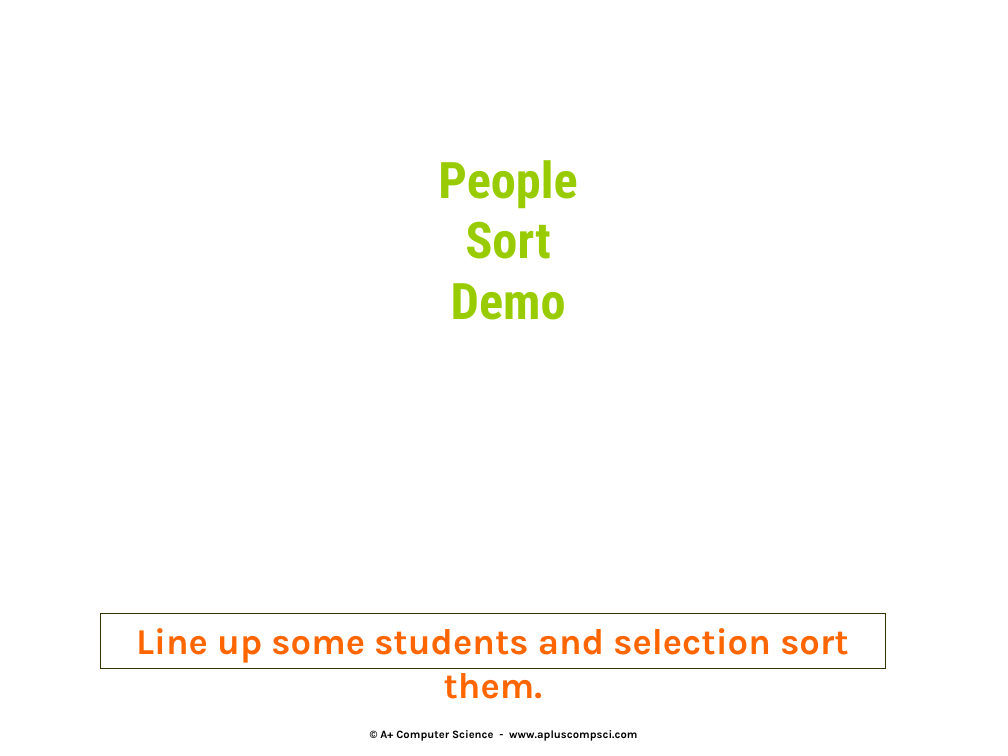
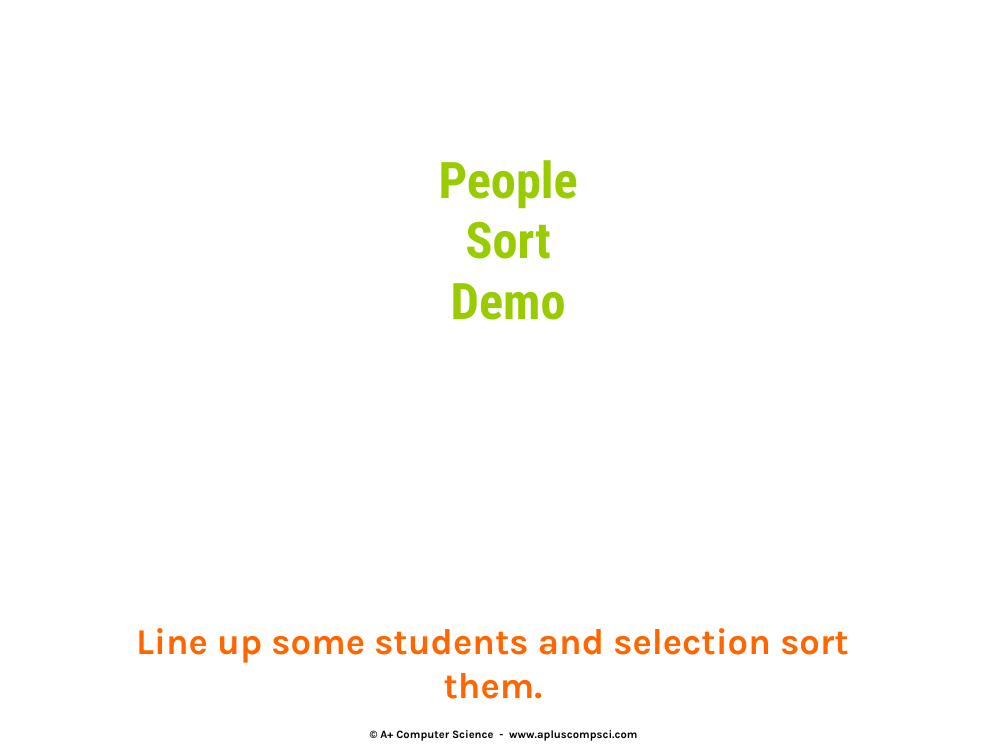
Before and after one commit to Cy-FairCS/cs3, a slide deck: slide 19 of u10b_sorts/notes/n2sorts.pptx (slide 20 before the commit). Drawn at 1008x756 pixels with LibreOffice and Linux fonts; fonts in the diff are those of the drawing. Boxes give left, top, right and bottom in pixels: in the first picture for what was removed or moved away, otherwise in the second. Text is boxed around its words. In the diff, an @@ line names an element or a change of style, - is before the commit and + after.

```diff
--- a/u10b_sorts/notes/n2sorts.pptx
+++ b/u10b_sorts/notes/n2sorts.pptx
@@ text "Line up some students and ...": place and size @@
-text "Line up some students and ..." at [101,613,885,668]
+text "Line up some students and ..." at [136,628,848,699]
@@ text "Line up some students and ..." at [136,628,848,699]: outline #333300 0.75 pt to none @@
```
Also in this commit, not shown: 20 other slides changed, 2 slides removed.
